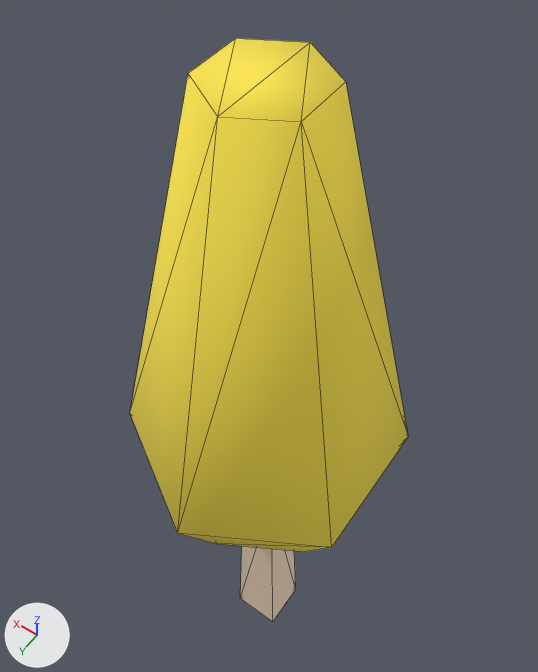
What one commit did to the glTF model assets/kenney/citysuburban/tree-large.glb.
Before and after are seen from a 50 mm camera at (-0.198, 0.275, 0.986) aimed at (0.047, -0.067, 0.448). Lighting does not change. The marker at lower left points along +X, +Y and +Z. The older version comes first. Mesh edges are drawn as thin lines.

Before the edit, the objects in view are built like this:
```python
me_tree_large = bpy.data.meshes.new('tree-large')
me_tree_large.from_pydata(...)  # 26 vertices, 42 faces; spans x -0.105..0.105, y -0.121..0.121, z 0.0..0.767
me_tree_large.materials.append(mat_colormap)
ob_tree_large = bpy.data.objects.new('tree-large', me_tree_large)
ob_tree_large.location = (0.0, 0.0, 0.0)
```
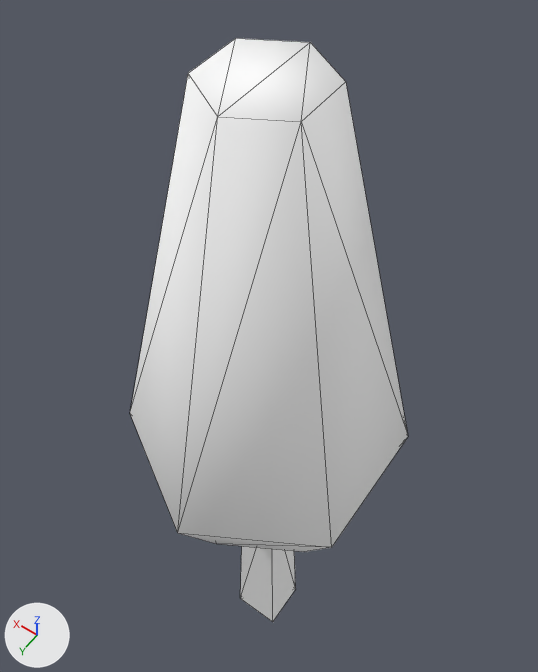
Where the change shows, as pixel boxes (x1, y1, x2, y2) in the pictures (538 x 672 px):
'tree-large', recoloured (lighter)
    both: (130, 38, 408, 622)

What the commit changed:
Material 'colormap.004' (mat_colormap_004) is new.
Its base color is (1.0, 1.0, 1.0) (white #ffffff).
Its roughness is 1.0.
me_tree_large has 26 vertices, 42 faces and spans x -0.105..0.105, y -0.121..0.121, z 0.0..0.767.
me_tree_large no longer uses material mat_colormap.
me_tree_large gains material mat_colormap_004 (white #ffffff).
